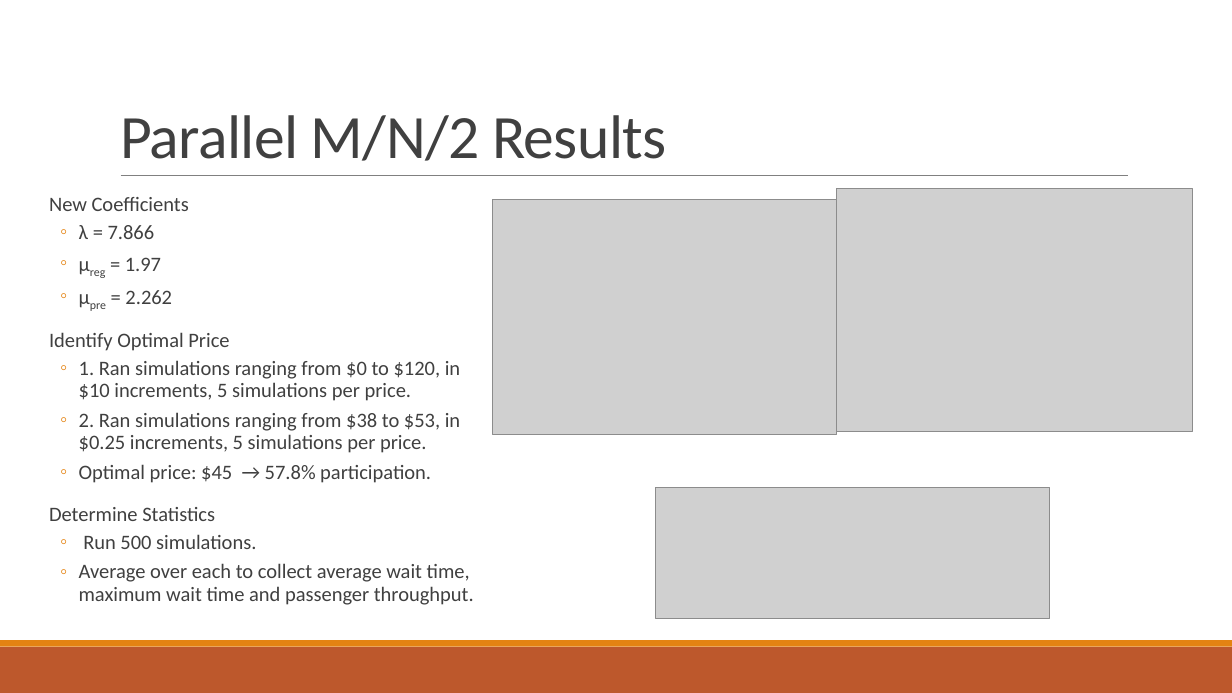
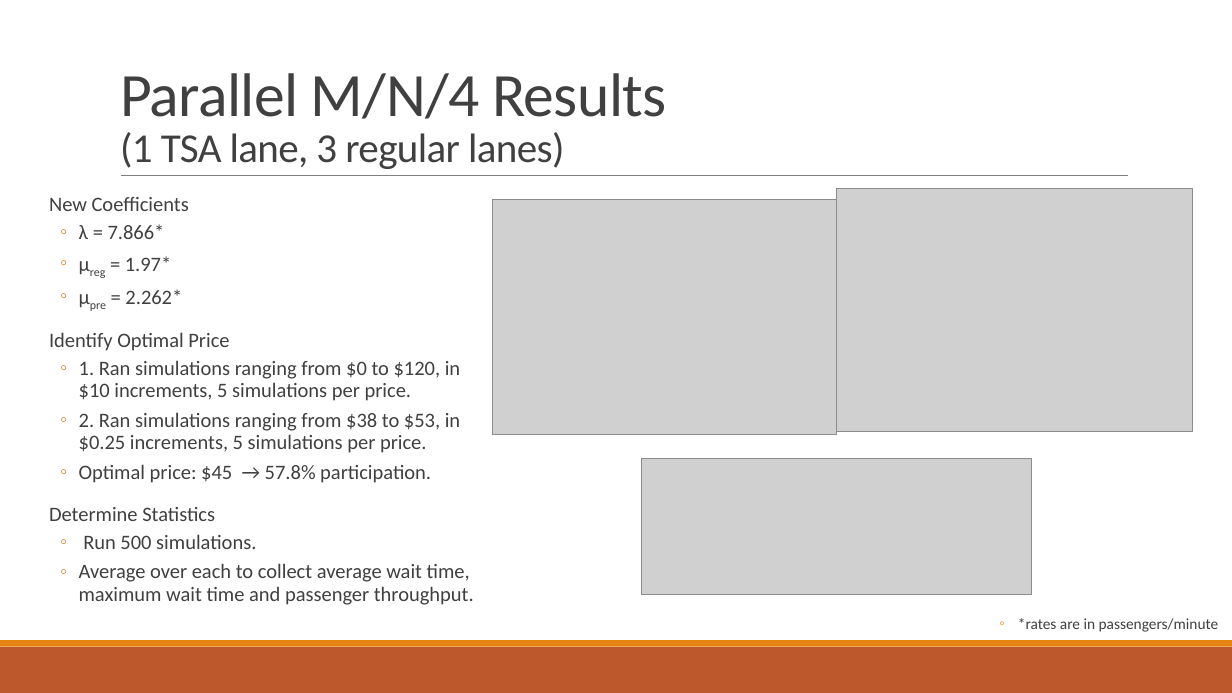
Before and after one commit to kayleeisokay/AM115_HW, a slide deck: slide 13 of Group Project 2/Analysis of Airport Security With Queuing Theory.pptx. Drawn at 1232x693 pixels with LibreOffice and Linux fonts; fonts in the diff are those of the drawing; grey boxes stand for pictures. Boxes give left, top, right and bottom in pixels: in the first picture for what was removed or moved away, otherwise in the second. Text is boxed around its words. In the diff, an @@ line names an element or a change of style, - is before the commit and + after.

Commit message:
Add files via upload
fixed typos

```diff
--- a/Group Project 2/Analysis of Airport Security With Queuing Theory.pptx
+++ b/Group Project 2/Analysis of Airport Security With Queuing Theory.pptx
@@ title at (120, 73, 666, 169): text changed; size 48 to 32 pt @@
-Parallel M/N/2 Results
+Parallel M/N/4 Results
+(1 TSA lane, 3 regular lanes)
@@ text at (79, 224, 182, 304): text changed @@
-  ◦ λ = 7.866
-  ◦ μreg = 1.97
-  ◦ μpre = 2.262
+  ◦ λ = 7.866*
+  ◦ μreg = 1.97*
+  ◦ μpre = 2.262*
@@ picture: place and size @@
-picture at (656, 487, 1051, 618)
+picture at (641, 458, 1032, 594)
@@ text added at (1018, 618, 1219, 632), 12 pt, text #404040 @@
+  ◦ *rates are in passengers/minute
```
Also in this commit, not shown: 10 other slides changed.
